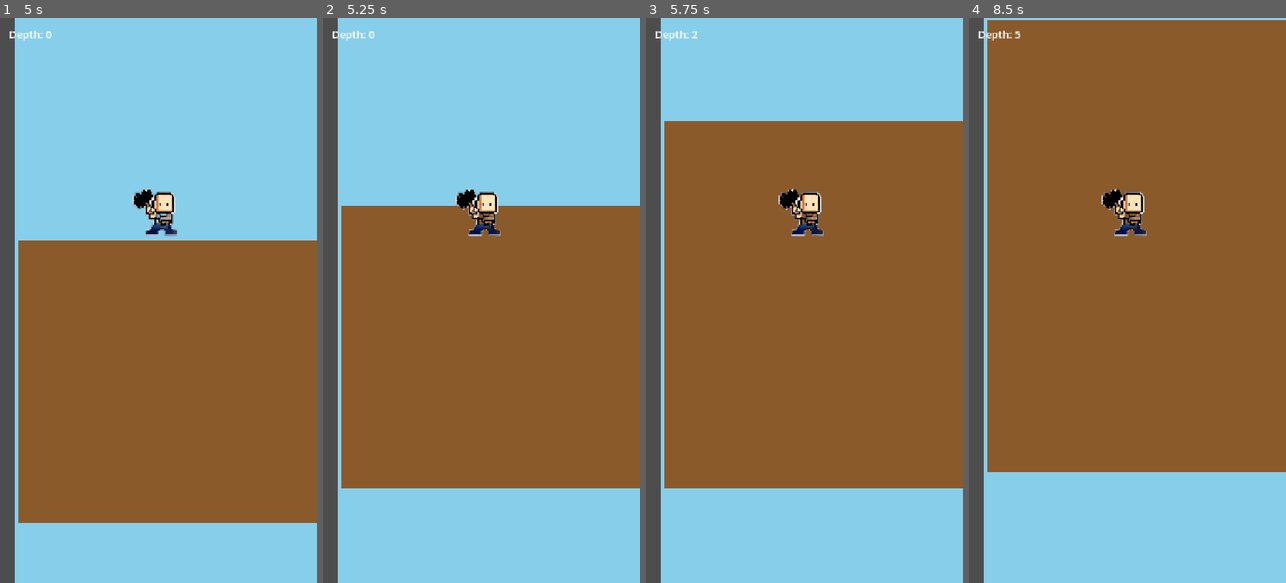
Above: before the commit, frames 1-4 (left to right).
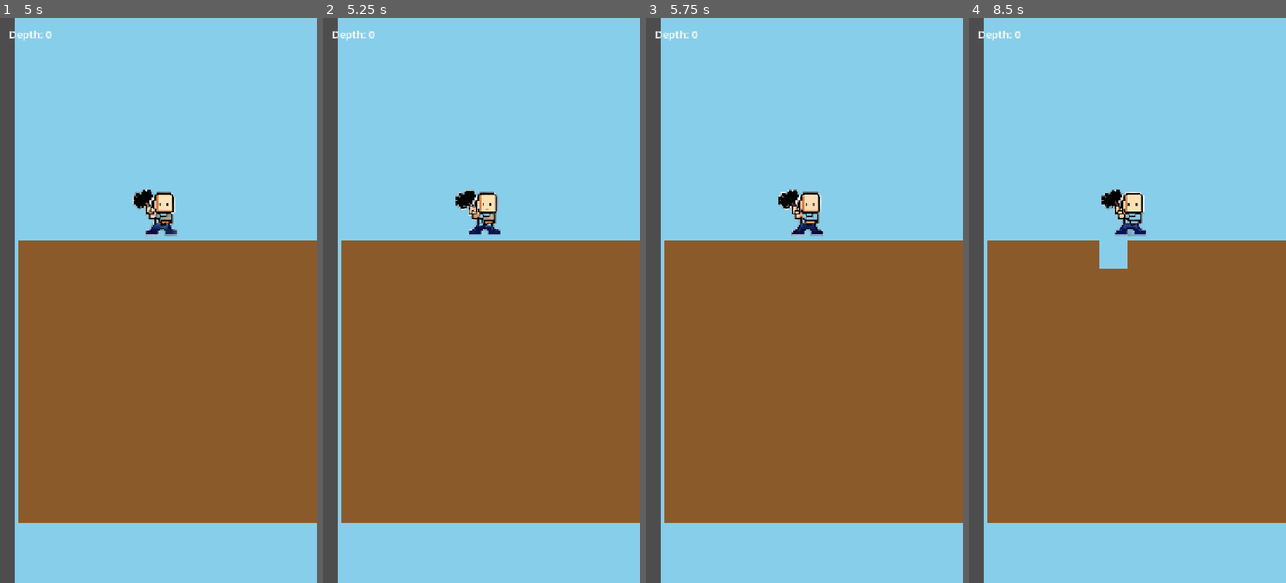
Above: after the commit, the same moments.

Repository: Randroids-Dojo/GoDig
Game: Godot game, scene res://scenes/test_level.tscn
Two runs of this game, one before a commit and one after it. Both use one fixed random seed, a clock stepped at 60 frames per second and the inputs below.
Inputs (mouse positions are in pixels of both pictures, inside the frame that each line leads up to):
- Up to frame 1 (5 s): tap Enter at 0.5, 0.6, 2.75 s; move the mouse to (228, 272) at 0.52 s; hold D (move_right) 0.53-1.25 s; click (228, 272) at 0.67 s; tap Space at 0.77, 2, 3.5, 3.77 s; drag from (95, 328) to (142, 413) at 1.27 s; move the mouse to (190, 176) at 2.02 s; hold D (move_right) 2.03-2.75 s; tap Backspace at 2.1 s; drag from (142, 413) to (63, 215) at 2.77 s; move the mouse to (253, 385) at 3.52 s; hold A (move_left) 3.53-4.25 s; tap Ctrl at 3.6 s; drag from (63, 215) to (110, 159) at 4.27 s
- Up to frame 2 (5.25 s): tap Enter at 5 s; move the mouse to (497, 300) at 5.02 s; hold S (move_down) from 5.03 s (still down); tap Alt at 5.1 s; click (497, 300) at 5.17 s
- Up to frame 3 (5.75 s): keep holding S (move_down)
- Up to frame 4 (8.5 s): release S (move_down) at 5.75 s; drag from (1079, 159) to (1064, 328) at 5.77 s; move the mouse to (1197, 272) at 6.52 s; hold Up 6.53-7.25 s; tap Tab at 6.6 s; tap Space at 6.77 s; drag from (1064, 328) to (1111, 413) at 7.27 s; move the mouse to (1159, 176) at 8.02 s; hold S (move_down) from 8.03 s (still down); tap Delete at 8.1 s

Frame 1 is identical in both runs. In frame 2, 11% of the frame differs, in the area x 5-100%, y 30-90%; in frame 3, 25%; in frame 4, 45%, in the area x 5-100%, y 0-90%.

Commit message:
Fix dirt_grid reference not being set on player
The @export var with NodePath wasn't resolving to the actual node.
Now test_level.gd explicitly sets player.dirt_grid = dirt_grid
so mining actually connects to the grid and damages blocks.

Diff:
--- a/scenes/test_level.tscn
+++ b/scenes/test_level.tscn
@@ -23,7 +23,6 @@
 [node name="Player" type="CharacterBody2D" parent="."]
 position = Vector2(296, 768)
 script = ExtResource("3_player")
-dirt_grid = NodePath("../DirtGrid")
 
 [node name="CollisionShape2D" type="CollisionShape2D" parent="Player"]
 position = Vector2(64, 64)
--- a/scripts/player/player.gd
+++ b/scripts/player/player.gd
@@ -10,7 +10,7 @@
 const BLOCK_SIZE := 64
 const MOVE_DURATION := 0.15  # Seconds to move one block
 
-@export var dirt_grid: Node2D  # DirtGrid node
+var dirt_grid: Node2D  # Set by test_level.gd
 
 var current_state: State = State.IDLE
 var grid_position: Vector2i  # Top-left of player's 2x2 footprint
--- a/scripts/test_level.gd
+++ b/scripts/test_level.gd
@@ -8,6 +8,9 @@
 
 
 func _ready() -> void:
+	# Give player reference to dirt grid for mining
+	player.dirt_grid = dirt_grid
+
 	# Initialize the dirt grid with the player reference
 	dirt_grid.initialize(player, GameManager.SURFACE_ROW)
 
